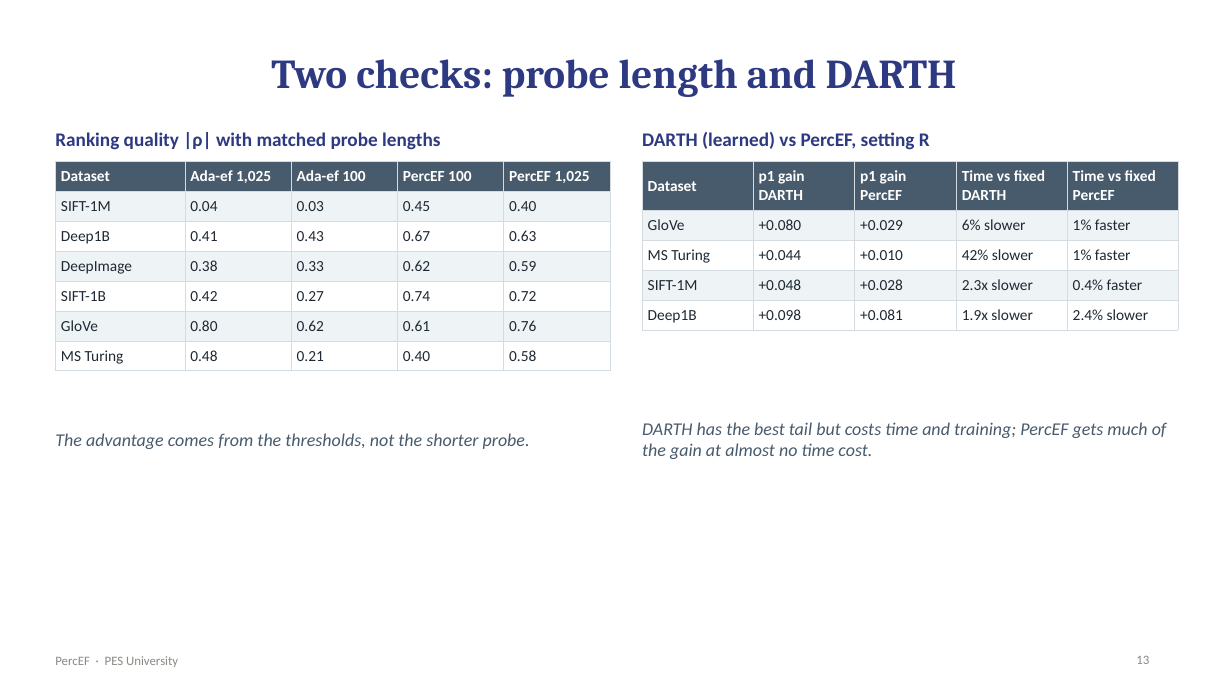
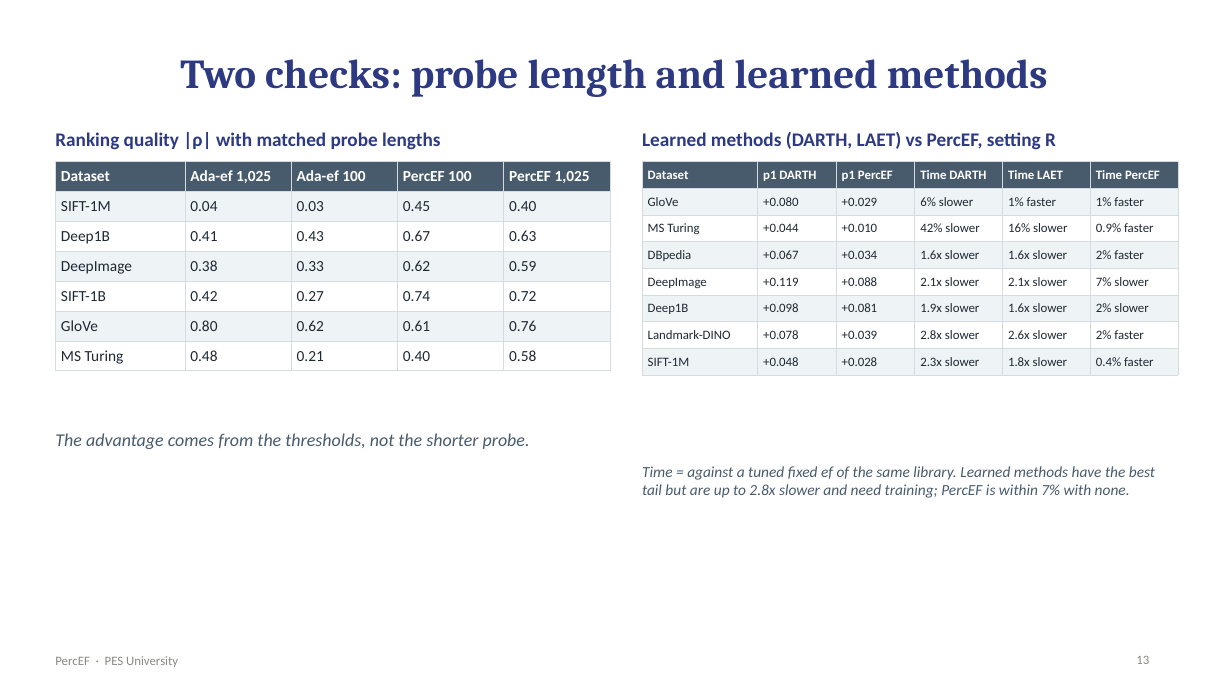
Before and after one commit to pranavshenvi/hybridAdaptiveEF, a slide deck: slide 13 of presentation/PercEF_review.pptx. Drawn at 1232x693 pixels with LibreOffice and Linux fonts; fonts in the diff are those of the drawing. Boxes give left, top, right and bottom in pixels: in the first picture for what was removed or moved away, otherwise in the second. Text is boxed around its words. In the diff, an @@ line names an element or a change of style, - is before the commit and + after.

```diff
--- a/presentation/PercEF_review.pptx
+++ b/presentation/PercEF_review.pptx
@@ title at <box>180,59,1048,97</box>: text changed @@
-Two checks: probe length and DARTH
+Two checks: probe length and learned methods
@@ text at <box>642,132,1056,150</box>: text changed @@
-DARTH (learned) vs PercEF, setting R
+Learned methods (DARTH, LAET) vs PercEF, setting R
@@ table at <box>642,162,1178,370</box> @@
-Dataset | p1 gain DARTH | p1 gain PercEF | Time vs fixed DARTH | Time vs fixed PercEF
-GloVe | +0.080 | +0.029 | 6% slower | 1% faster
-MS Turing | +0.044 | +0.010 | 42% slower | 1% faster
-SIFT-1M | +0.048 | +0.028 | 2.3x slower | 0.4% faster
-Deep1B | +0.098 | +0.081 | 1.9x slower | 2.4% slower
+Dataset | p1 DARTH | p1 PercEF | Time DARTH | Time LAET | Time PercEF
+GloVe | +0.080 | +0.029 | 6% slower | 1% faster | 1% faster
+MS Turing | +0.044 | +0.010 | 42% slower | 16% slower | 0.9% faster
+DBpedia | +0.067 | +0.034 | 1.6x slower | 1.6x slower | 2% faster
+DeepImage | +0.119 | +0.088 | 2.1x slower | 2.1x slower | 7% slower
+Deep1B | +0.098 | +0.081 | 1.9x slower | 1.6x slower | 2% slower
+Landmark-DINO | +0.078 | +0.039 | 2.8x slower | 2.6x slower | 2% faster
+SIFT-1M | +0.048 | +0.028 | 2.3x slower | 1.8x slower | 0.4% faster
@@ text at <box>642,466,1155,498</box>: text changed; size 14 to 12 pt @@
-DARTH has the best tail but costs time and training; PercEF gets much of the gain at almost no time cost.
+Time = against a tuned fixed ef of the same library. Learned methods have the best tail but are up to 2.8x slower and need training; PercEF is within 7% with none.
```
Also in this commit, not shown: 9 other slides changed, 10 other files.
